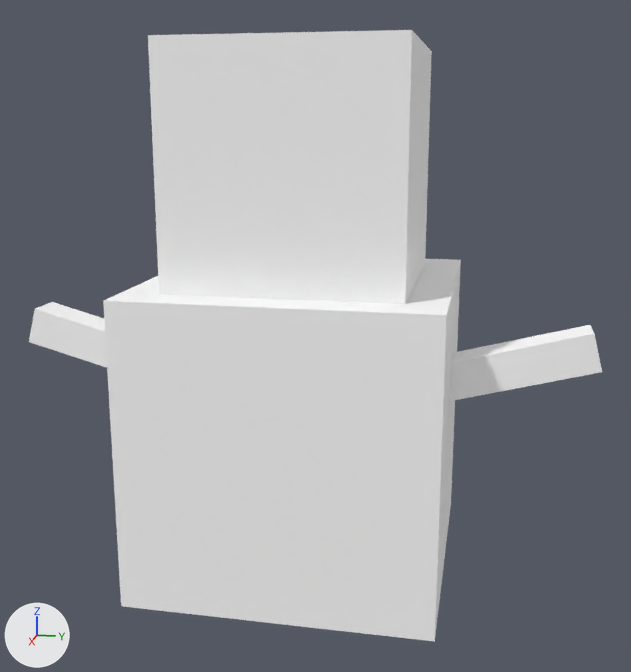
The glTF model src/models/snowman.gltf as it was, and as the next commit left it.
One viewpoint serves both versions: a camera (50 mm lens) standing at (5.71, 1.21, 2.03) and looking at (0.02, 0.08, 0.6). The lights are fixed; the arrows at lower left show +X, +Y and +Z. Where no turn or scale is listed for an object, it has been applied to the vertices. Vertices at the same position are counted once.

The older version as bpy lines, for what is in view:
```python
mat_material_0 = principled_material('Material_0')
mat_material_0.base_color = (1.0, 1.0, 1.0)  # white #ffffff
mat_material_0.roughness = 1.0
me_mesh_0 = bpy.data.meshes.new('Mesh_0')
me_mesh_0.from_pydata(...)  # a box spanning x -1.0..1.0, y -1.0..1.0, z -1.0..1.0
me_mesh_0.materials.append(mat_material_0)  # white #ffffff
me_mesh_1 = bpy.data.meshes.new('Mesh_1')
me_mesh_1.from_pydata(...)  # a box spanning x -0.75..0.75, y -0.75..0.75, z 1.0..2.5
me_mesh_1.materials.append(mat_material_1)  # white #ffffff
me_mesh_2 = bpy.data.meshes.new('Mesh_2')
me_mesh_2.from_pydata(...)  # 8 vertices, 12 faces; spans x 0.0..0.25, y 0.901..1.932, z 0.259..0.759
me_mesh_2.materials.append(mat_material_2)  # white #ffffff
me_mesh_3 = bpy.data.meshes.new('Mesh_3')
me_mesh_3.from_pydata(...)  # 8 vertices, 12 faces; spans x 0.0..0.25, y -1.932..-0.901, z 0.259..0.759
me_mesh_3.materials.append(mat_material_2)  # white #ffffff
ob_arm_left = bpy.data.objects.new('Arm Left', me_mesh_2)
ob_arm_left.location = (0.0, 0.0, 0.0)
ob_arm_left_001 = bpy.data.objects.new('Arm Left.001', me_mesh_3)
ob_arm_left_001.location = (0.0, 0.0, 0.0)
ob_snowman_body = bpy.data.objects.new('Snowman Body', me_mesh_0)
ob_snowman_body.location = (0.0, 0.0, 0.0)
ob_snowman_head = bpy.data.objects.new('Snowman Head', me_mesh_1)
ob_snowman_head.location = (0.0, 0.0, 0.0)
```
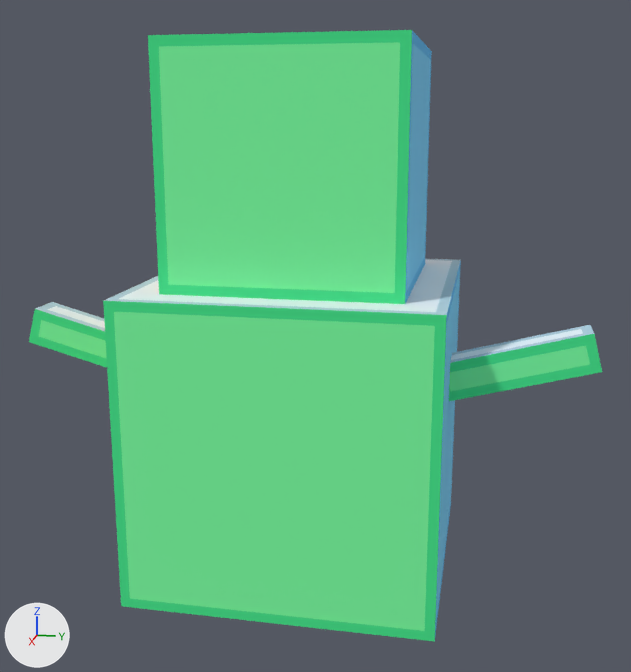
Boxes (x1, y1, x2, y2) around the edits, measured in the pictures (631 x 672 px):
'Snowman Body', surface changed (white to green): (103, 259, 461, 642) in both
'Snowman Head', surface changed, recoloured (white to green): (148, 30, 432, 304) in both
'Arm Left', surface changed (white to green): (449, 325, 602, 401) in both
'Arm Left.001', surface changed (white to green): (29, 302, 107, 368) in both

The change, as a list of edits to the scene's bpy script:
```text
Add img_image_0:
    img_image_0 = load_image('Image_0', '_unpacked/Image_0', 128, 128, 'sRGB')
Change mat_material_0:
    remove # nodes: BsdfPrincipled, OutputMaterial
    remove # colours: white #ffffff
    nodes: BsdfPrincipled, Math x2, OutputMaterial, TexImage
    uses the picture img_image_0
Change me_mesh_0:
    where me_mesh_0.from_pydata(...)  # 8 vertices, 12 faces; spans x -1.0..1.0, y -1.0..1.0, z -1.0..1.0
    used by ob_snowman_body; location = (0.0, 0.0, 0.0)
    me_mesh_0 part 1: texture (UV) coordinates of 12 of 12 faces, centred in x -1.0..1.0, y -1.0..1.0, z -1.0..1.0, changed; they spanned u 0.0..1.0, v 0.0..1.0 and now span u 0.0..0.75, v 0.0..0.75
Change me_mesh_1:
    where me_mesh_1.from_pydata(...)  # 8 vertices, 12 faces; spans x -0.75..0.75, y -0.75..0.75, z 1.0..2.5
    used by ob_snowman_head; location = (0.0, 0.0, 0.0)
    remove me_mesh_1.materials.append(mat_material_1)  # white #ffffff
    me_mesh_1 part 2: texture (UV) coordinates of 12 of 12 faces, centred in x -0.75..0.75, y -0.75..0.75, z 1.0..2.5, changed; they spanned u 0.0..1.0, v 0.0..1.0 and now span u 0.25..0.81, v 0.25..0.88
    add me_mesh_1.materials.append(mat_material_0)
```
